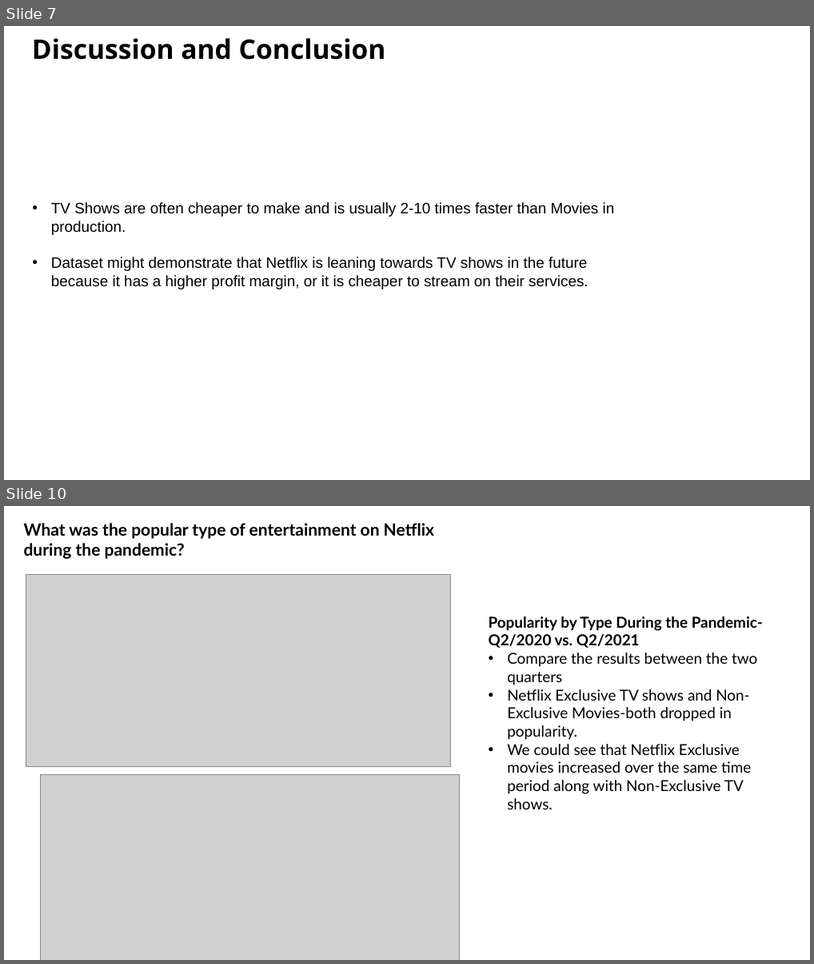
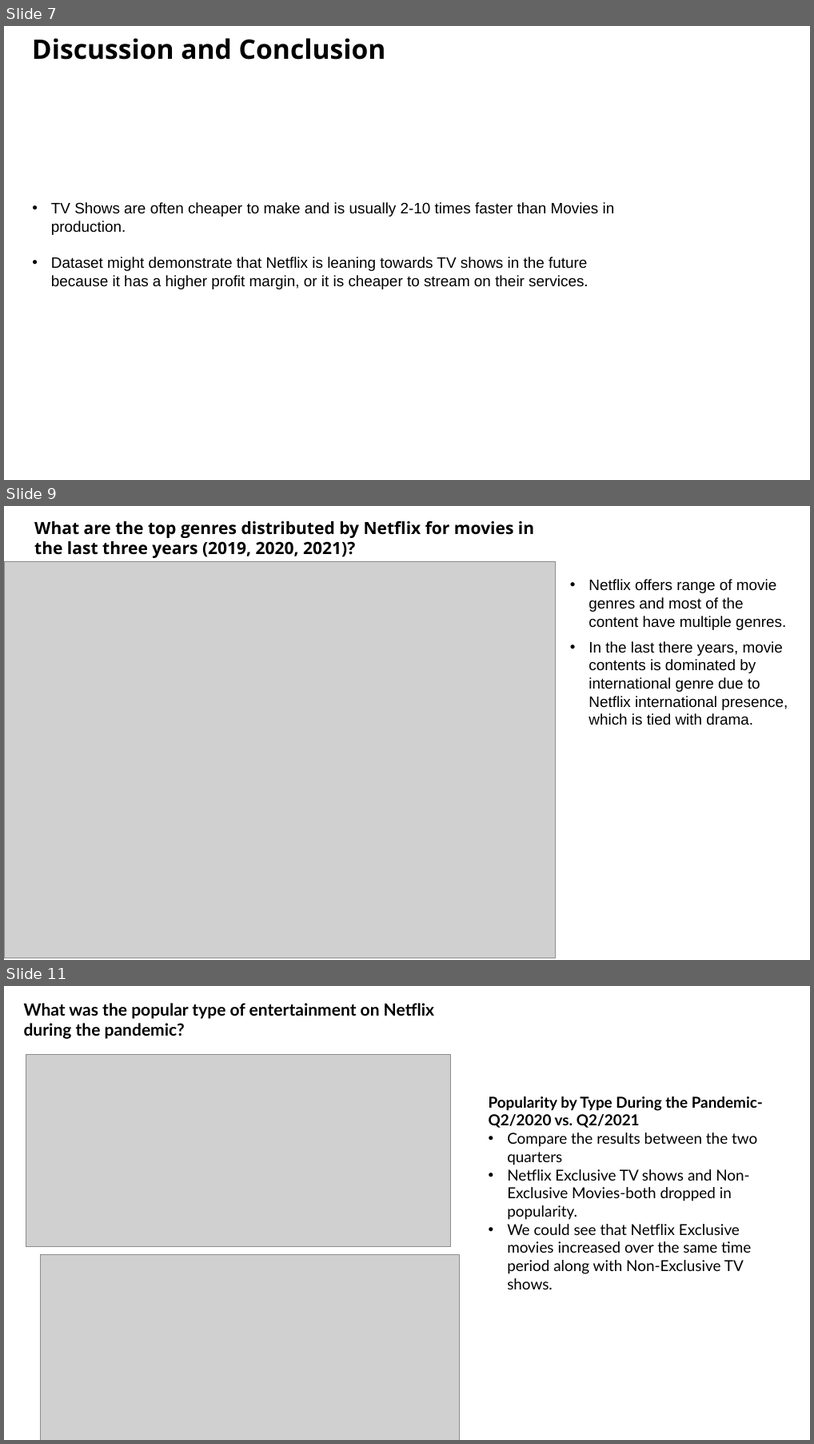
Before and after one commit to Costilrt/The-First-Project, a slide deck: TeamProjectPPT updated.pptx. Shown one above the other, each under a label of ours: slides 7 and 10 before the commit, slides 7, 9 and 11 after it; the slides between them are not shown. The pictures are 814x964 and 814x1444 pixels, drawn with LibreOffice and Linux fonts; fonts in the diff are those of the drawing; grey boxes stand for pictures; background and template pictures are left out. Boxes give left, top, right and bottom in pixels: in the first picture for what was removed or moved away, otherwise in the second. Text is boxed around its words. In the diff, an @@ line names an element or a change of style, - is before the commit and + after.

```diff
--- a/TeamProjectPPT updated.pptx
+++ b/TeamProjectPPT updated.pptx
@@ slide 9 added at [4, 506, 810, 960], background picture (left out) @@
@@ text added at [34, 521, 534, 558], 20 pt, text #000000, bold @@
+What are the top genres distributed by Netflix for movies in the last three years (2019, 2020, 2021)?
@@ picture added at [4, 561, 556, 957] @@
@@ text added at [589, 579, 788, 725], 18 pt, text #000000 @@
+• Netflix offers range of movie genres and most of the content have multiple genres.
+• In the last there years, movie contents is dominated by international genre due to Netflix international presence, which is tied with drama.
@@ what was slide 10 is now slide 11 @@
```
Also in this commit, not shown: 3 slides changed.
